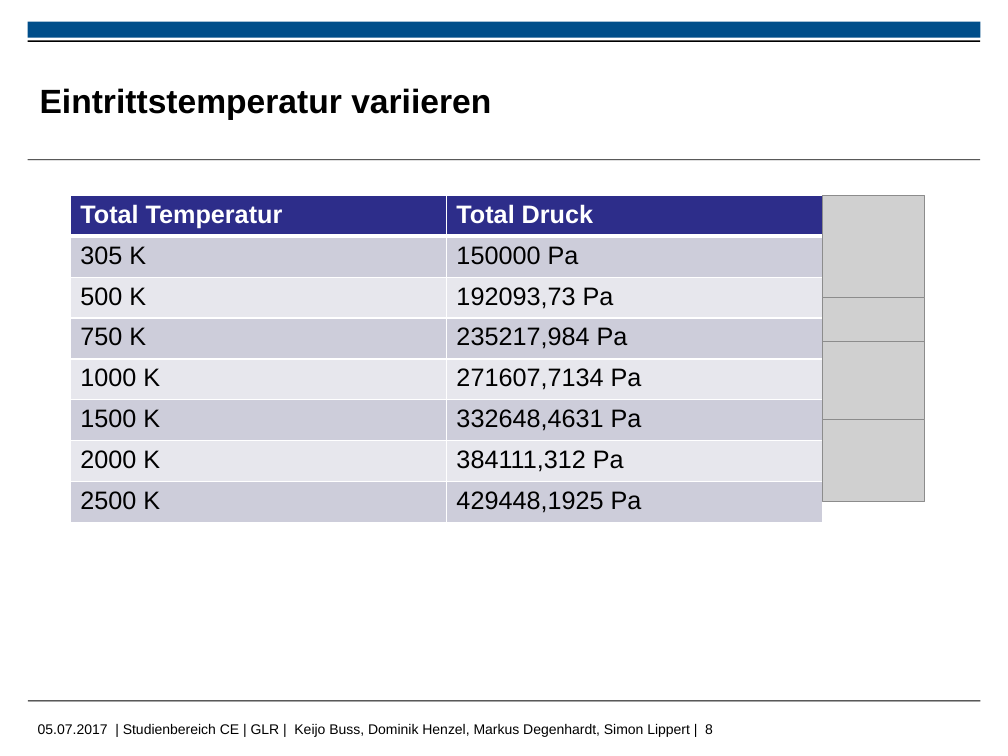
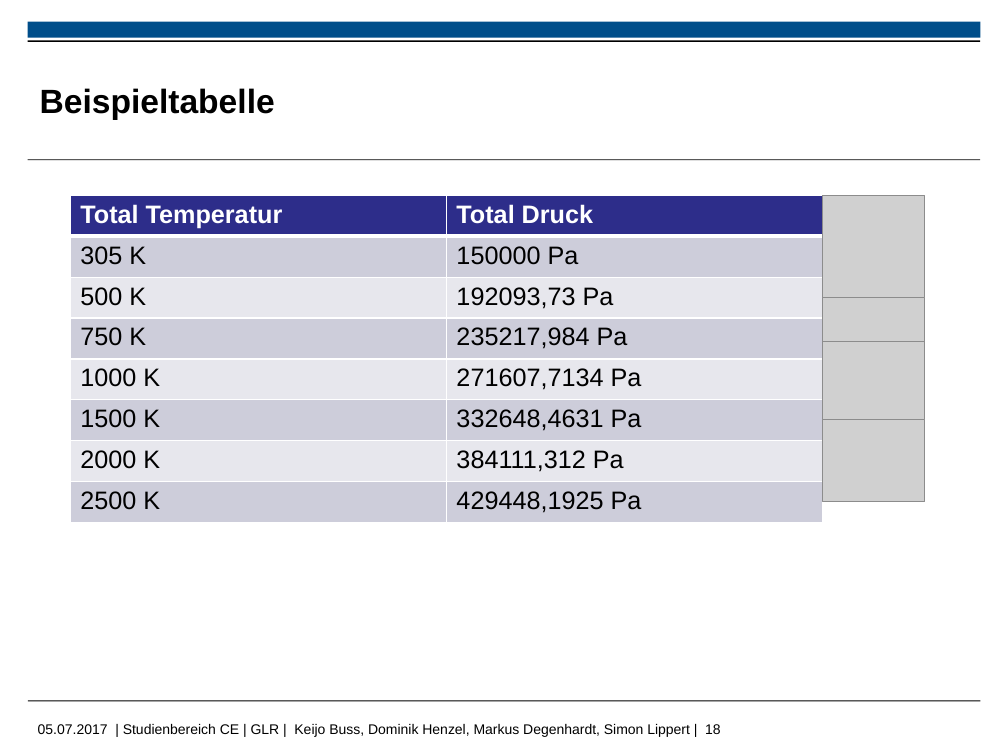
Before and after one commit to MDegenhardt/AusarbeitungADP, a slide deck: slide 18 of Präsentation/Abschluss_Präsentation.pptx (slide 8 before the commit). Drawn at 1008x756 pixels with LibreOffice and Linux fonts; fonts in the diff are those of the drawing; grey boxes stand for pictures; background and template pictures are left out. Boxes give left, top, right and bottom in pixels: in the first picture for what was removed or moved away, otherwise in the second. Text is boxed around its words. In the diff, an @@ line names an element or a change of style, - is before the commit and + after.

```diff
--- a/Präsentation/Abschluss_Präsentation.pptx
+++ b/Präsentation/Abschluss_Präsentation.pptx
@@ title at bbox=[40, 88, 275, 120]: text changed @@
-Eintrittstemperatur variieren
+Beispieltabelle
@@ text at bbox=[38, 724, 721, 737]: text changed @@
-05.07.2017 | Studienbereich CE | GLR | Keijo Buss, Dominik Henzel, Markus Degenhardt, Simon Lippert | 8
+05.07.2017 | Studienbereich CE | GLR | Keijo Buss, Dominik Henzel, Markus Degenhardt, Simon Lippert | 18
```
Also in this commit, not shown: 3 other slides changed, 12 slides added, 2 slides removed.
